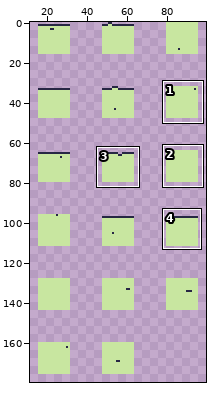
A pixel-art file gets an edit: assets/sprites/sprites.aseprite. Above: a wide view before the commit, with the close-up outlined.
Close-up. The starting point:
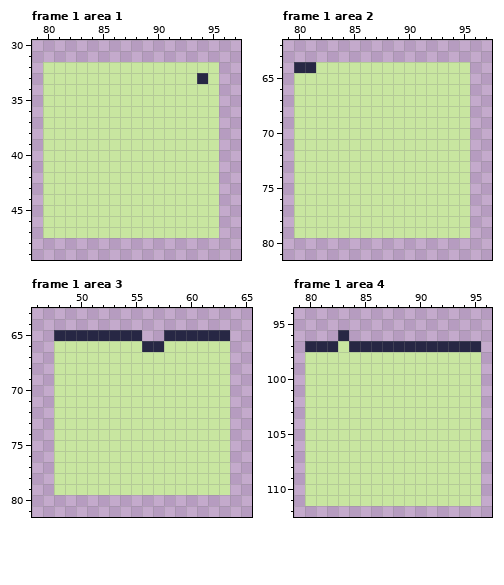
112x192 pixels, 1 frame. Shown: frame 1 area 1: x 79..97, y 30..49; frame 1 area 2: x 79..97, y 62..81; frame 1 area 3: x 46..65, y 63..81; frame 1 area 4: x 79..96, y 94..112. The wide view leaves out empty margins. The commit also changed other frames or places, which this record leaves out.
The result:
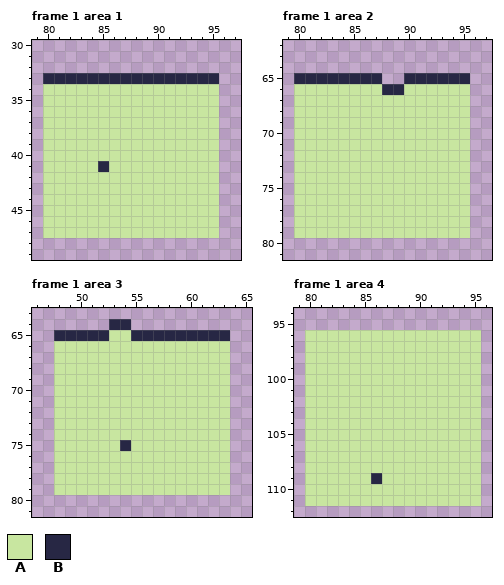
Palette (. is transparent): A #c8e6a0  B #272744
Diff:
layer "ground edge" added
--- frame 1 area 1, layers "ground edge", "ground"
@@ x 79..97 @@
 31 ...................
-32 .AAAAAAAAAAAAAAAA..
-33 .AAAAAAAAAAAAAABA..
+32 ...................
+33 .BBBBBBBBBBBBBBBB..
 34 .AAAAAAAAAAAAAAAA..
@@ x 83..87 @@
 40 AAAAA
-41 AAAAA
+41 AABAA
 42 AAAAA
--- frame 1 area 2, layers "ground edge", "ground"
@@ x 79..97 @@
 63 ...................
-64 .BBAAAAAAAAAAAAAA..
-65 .AAAAAAAAAAAAAAAA..
-66 .AAAAAAAAAAAAAAAA..
+64 ...................
+65 .BBBBBBBB..BBBBBB..
+66 .AAAAAAAABBAAAAAA..
 67 .AAAAAAAAAAAAAAAA..
--- frame 1 area 3, layer "ground edge"
@@ x 51..59 @@
 63 .........
-64 .........
-65 BBBBB..BB
-66 AAAAABBAA
+64 ..BB.....
+65 BBAABBBBB
+66 AAAAAAAAA
 67 AAAAAAAAA
@@ x 52..56 @@
 74 AAAAA
-75 AAAAA
+75 AABAA
 76 AAAAA
--- frame 1 area 4, layer "ground"
@@ x 79..96 @@
  95 ..................
- 96 ....B.............
- 97 .BBBABBBBBBBBBBBB.
+ 96 .AAAAAAAAAAAAAAAA.
+ 97 .AAAAAAAAAAAAAAAA.
  98 .AAAAAAAAAAAAAAAA.
@@ x 84..88 @@
 108 AAAAA
-109 AAAAA
+109 AABAA
 110 AAAAA
